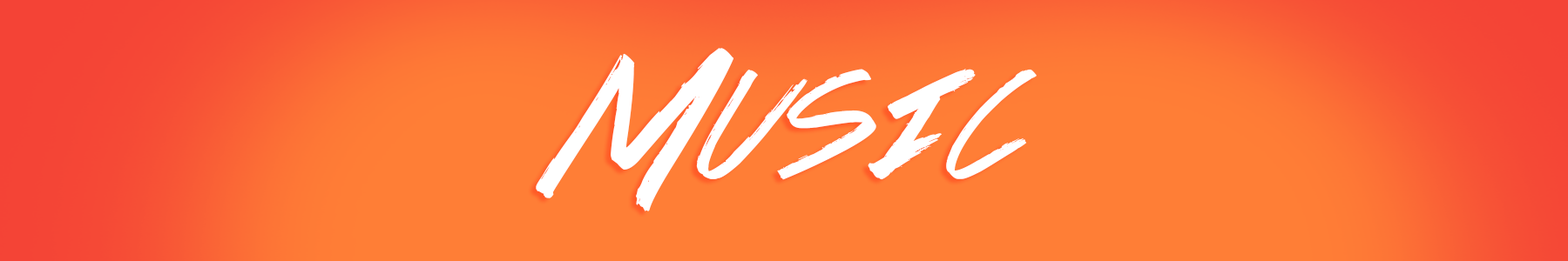
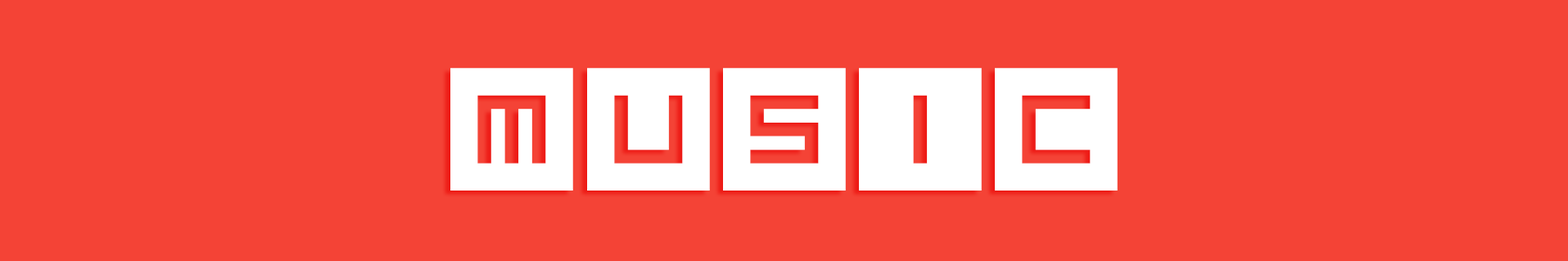
Two versions of the same layered image (1568x261). Layer-by-layer changes:
renamed "Music" to "music", painted on it over [450, 47, 1118, 212]
removed layer "Layer 3" (was divide) over [47, 0, 1568, 261]
